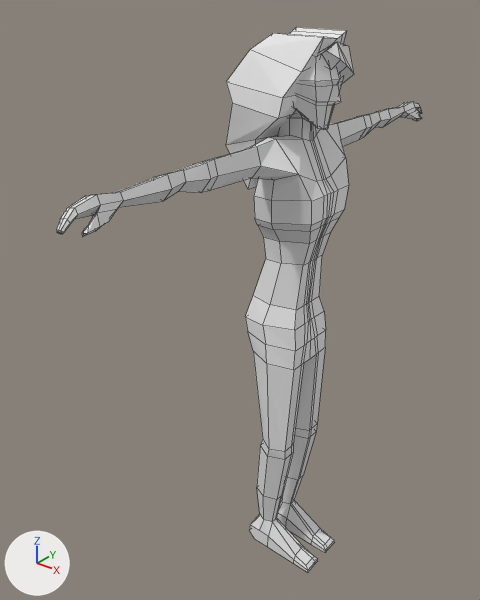
A saved change to the Blender file 3dmodeller/mc.blend.
Rendered twice from a 50 mm lens placed at (2.16, -3.1, 4.05), pointed at (-0.22, -0.14, 2.21). Arrows for +X, +Y and +Z are at lower left; the lights stay in place. Mesh edges are drawn as thin lines.
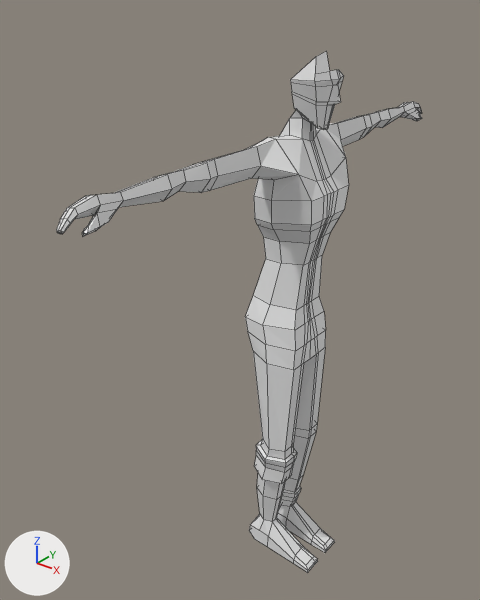
Pixel boxes [x1, y1, x2, y2] of what changed, in the pictures (480 x 600 px; the box of a moved part takes in the faces that stretch with it):
'Cube.001', reshaped, modifiers changed: before [57, 54, 422, 572]; after [57, 51, 422, 572]
'Cube.005', hidden: before [226, 27, 354, 189]
part 1 of me_cube_005, built on: before [278, 54, 342, 136]; after [88, 51, 344, 509]
part 2 of me_cube_010, moved or reshaped (not visible afterwards): before [248, 31, 347, 189]

What changed in the scene script:
```text
Change me_cube_005:
    used by ob_cube_001; location = (-0.035, 0.0, 3.574); scale = (0.115, 0.129, 0.129)
    remove me_cube_005.from_pydata(...)  # 309 vertices, 290 faces; spans x -1.1..4.0, y 0.0..12.6, z -25.4..1.5
    add me_cube_005.from_pydata(...)  # 613 vertices, 601 faces; spans x -1.1..4.0, y -12.6..12.6, z -25.4..1.1
    me_cube_005 part 1: 2 vertices moved from x 0.5..2.7, y 0.0, z -1.7..1.2 to x 0.1..3.0, y -0.1..0.0, z -2.8..0.4; 29 vertices removed from x -0.1..2.6, y 0.0..1.3, z -1.7..1.5; 333 vertices added at x -1.1..4.0, y -12.6..1.6, z -25.4..1.1
Change me_cube_010:
    used by ob_cube_005; location = (0.281, 0.048, 3.677); scale = (0.0252, 0.0468, 0.0468)
    remove me_cube_010.from_pydata(...)  # 88 vertices, 92 faces; spans x -22.2..2.6, y -7.0..4.9, z -15.5..2.7
    add me_cube_010.from_pydata(...)  # 99 vertices, 91 faces; spans x -22.2..2.6, y -7.0..4.9, z -15.5..2.7
    me_cube_010 part 2
    13 vertices are removed from x -12.0..-1.3, y -2.7..0.5, z -9.0..-0.4
    44 faces are deleted
    24 vertices are added at x -21.1..-0.4, y -4.7..3.6, z -15.5..1.9
    43 new faces join them
Change ob_cube_001:
    remove _m = ob_cube_001.modifiers.new('Mirror', 'MIRROR')
    remove _m.use_axis = (False, True, False)
    remove _m.use_clip = True
Change ob_cube_005:
    add ob_cube_005.hide_set(True)
```
